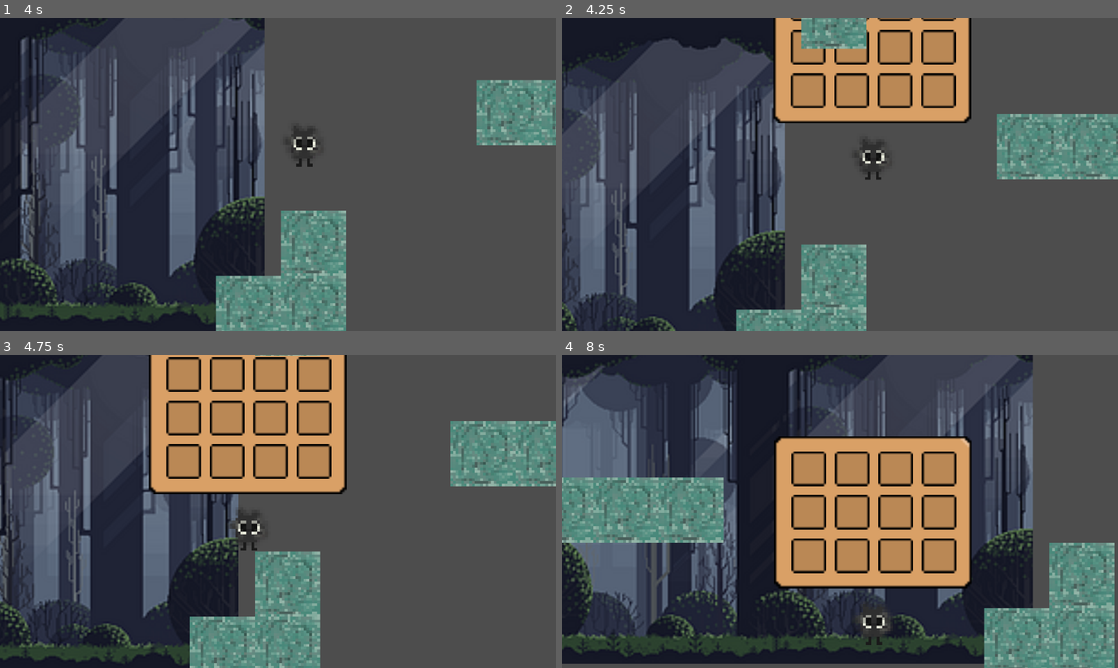
Above: before the commit, frames 1-4 (two rows, left to right).
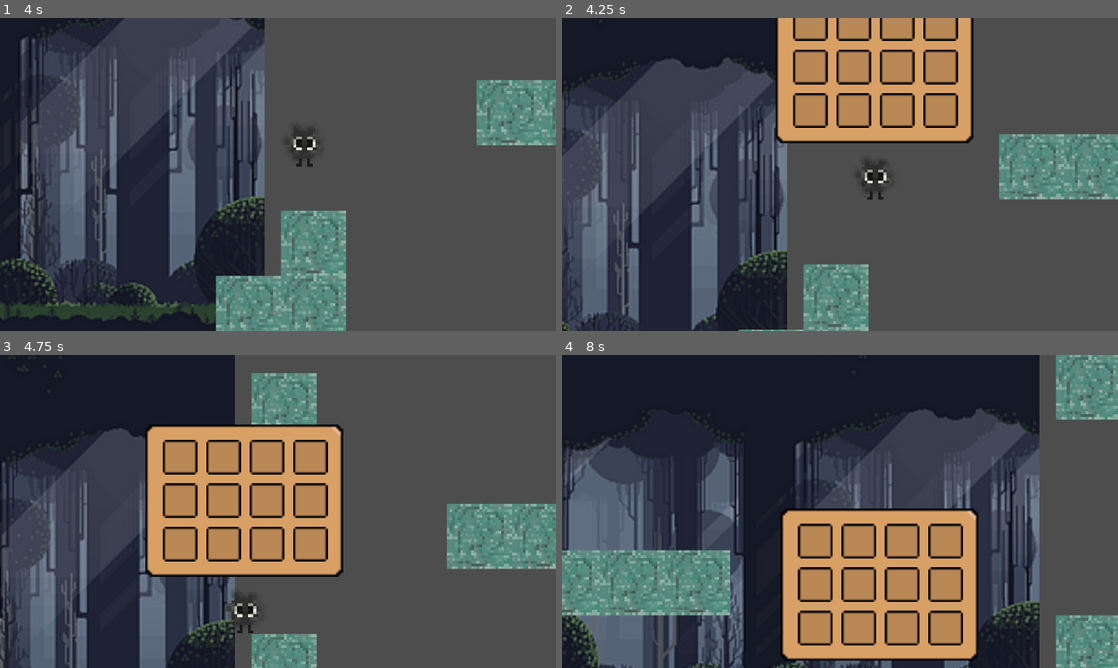
Above: after the commit, the same moments.

Repository: KerhylonKava/dust-and-dawn-game
Game: Godot game, scene res://levels/level.tscn
Same seed, same stepped clock (60 frames per second), same inputs: the game is played once before the commit and once after it.
Inputs:
- Up to frame 1 (4 s): hold Right (right) 0.53-2.03 s; tap Up (up) at 0.77, 1.52, 3.02, 3.77 s; hold Left (left) 2.03-2.78 s; hold Right (right) from 2.78 s (still down)
- Up to frame 2 (4.25 s): keep holding Right (right); tap I (inventory) at 4.15 s
- Up to frame 3 (4.75 s): release Right (right) at 4.28 s; hold Left (left) from 4.28 s (still down); tap Up (up) at 4.52 s
- Up to frame 4 (8 s): release Left (left) at 5.03 s; hold Right (right) 5.03-5.78 s; hold Left (left) 5.78-7.28 s; tap Up (up) at 6.02, 6.77, 7.52 s; hold Right (right) from 7.28 s (still down)

Frame 1 is identical in both runs. In frame 2, 27% of the frame differs, in the area x 0-100%, y 0-100%; in frame 3, 51%; in frame 4, 69%.

Commit message:
Larger Inventory Popup + camera position change

Diff:
--- /dev/null
+++ b/levels/soot_sprite/camera_2d.gd
@@ -0,0 +1,20 @@
+extends Camera2D
+
+var is_open = false
+
+# Called when the node enters the scene tree for the first time.
+func _ready() -> void:
+	pass # Replace with function body.
+
+
+# Called every frame. 'delta' is the elapsed time since the previous frame.
+func _process(delta: float) -> void:
+	if Input.is_action_just_pressed("inventory"):
+		if is_open == false:
+			is_open = true
+			position.y -= 200
+			position_smoothing_speed -= 1
+		else:
+			is_open = false
+			position.y += 200
+			position_smoothing_speed += 1
--- a/levels/soot_sprite/soot_sprite.tscn
+++ b/levels/soot_sprite/soot_sprite.tscn
@@ -1,9 +1,10 @@
-[gd_scene load_steps=6 format=3 uid="uid://ds50p7iginw18"]
+[gd_scene load_steps=7 format=3 uid="uid://ds50p7iginw18"]
 
 [ext_resource type="Script" path="res://levels/soot_sprite/soot_sprite.gd" id="1_iwu63"]
 [ext_resource type="Texture2D" uid="uid://c7ll4ncgy6x5s" path="res://levels/soot_sprite/sootSpriteIdle.png" id="2_8gd2o"]
 [ext_resource type="Resource" uid="uid://dhbtpbevbnnm" path="res://inventory/player_inv.tres" id="2_n2gm2"]
 [ext_resource type="PackedScene" uid="uid://c03hfwova610v" path="res://inventory/inv_ui.tscn" id="4_ce5f2"]
+[ext_resource type="Script" path="res://levels/soot_sprite/camera_2d.gd" id="4_my1oj"]
 
 [sub_resource type="CapsuleShape2D" id="CapsuleShape2D_lmvvs"]
 radius = 44.0
@@ -25,8 +26,10 @@
 limit_bottom = 800
 limit_smoothed = true
 position_smoothing_enabled = true
+script = ExtResource("4_my1oj")
 
 [node name="Inv_UI" parent="." instance=ExtResource("4_ce5f2")]
+z_index = 1
 offset_left = -230.0
 offset_top = -430.0
 offset_right = -139.0
